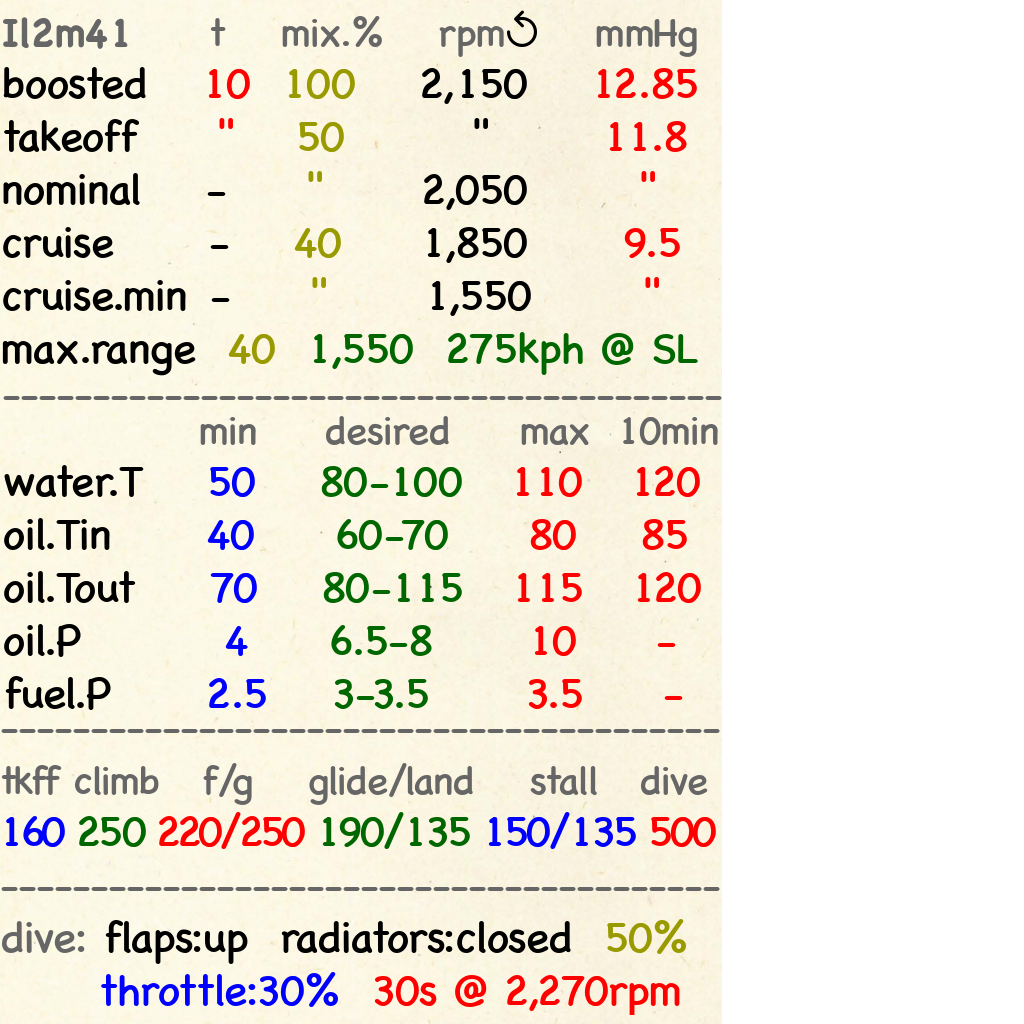
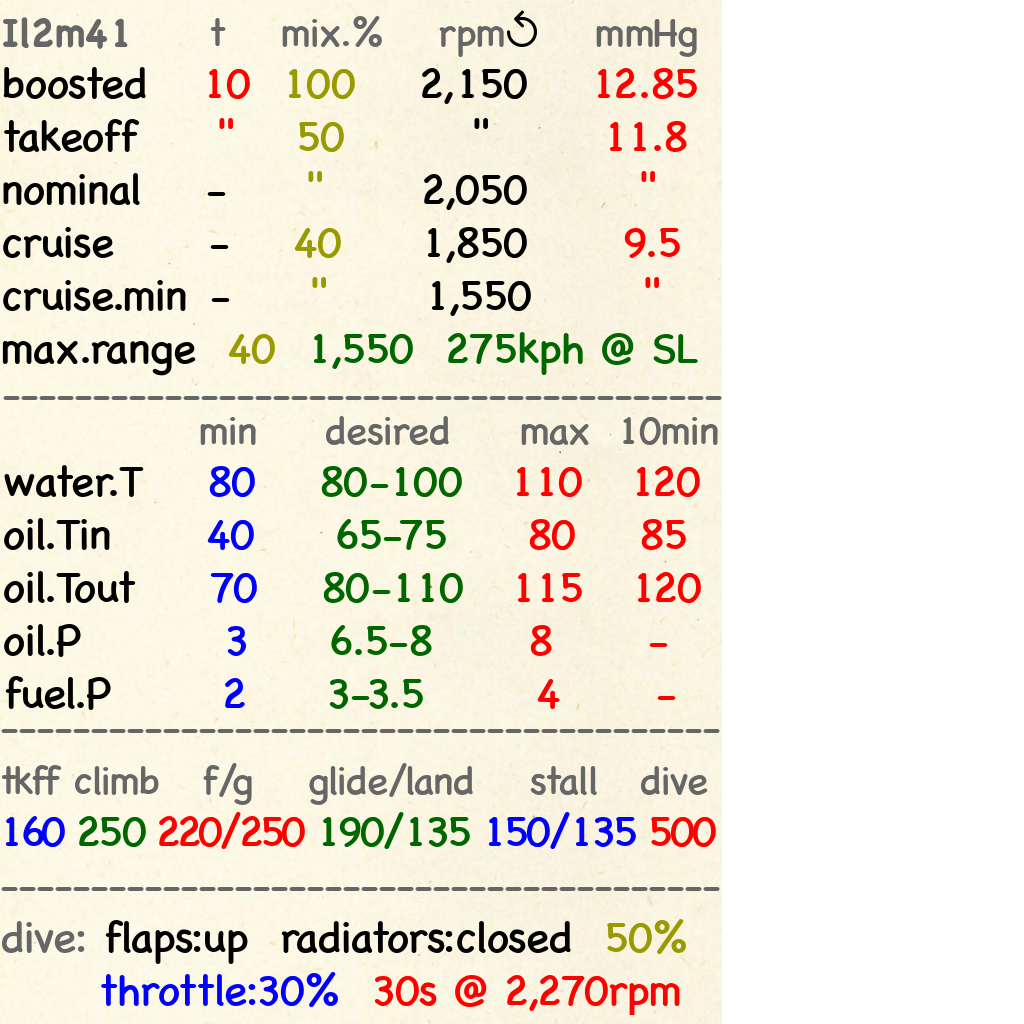
Layers edited between the first and the second 1024×1024 image:
painted on "min desired ..." over [209, 466, 687, 709]
